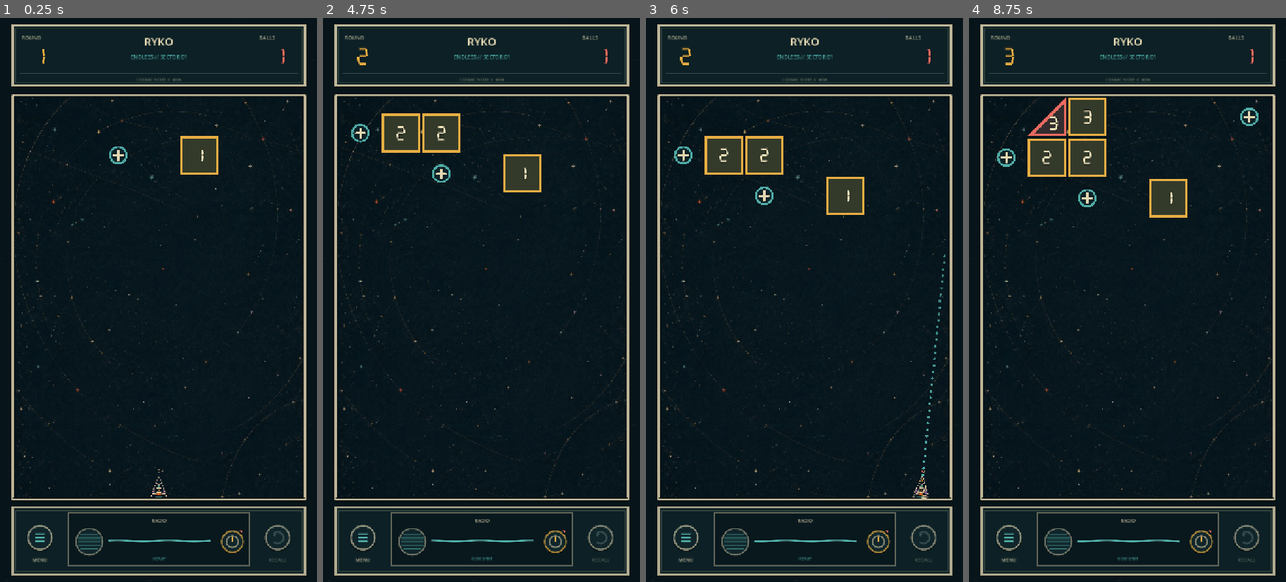
Above: before the commit, frames 1-4 (left to right).
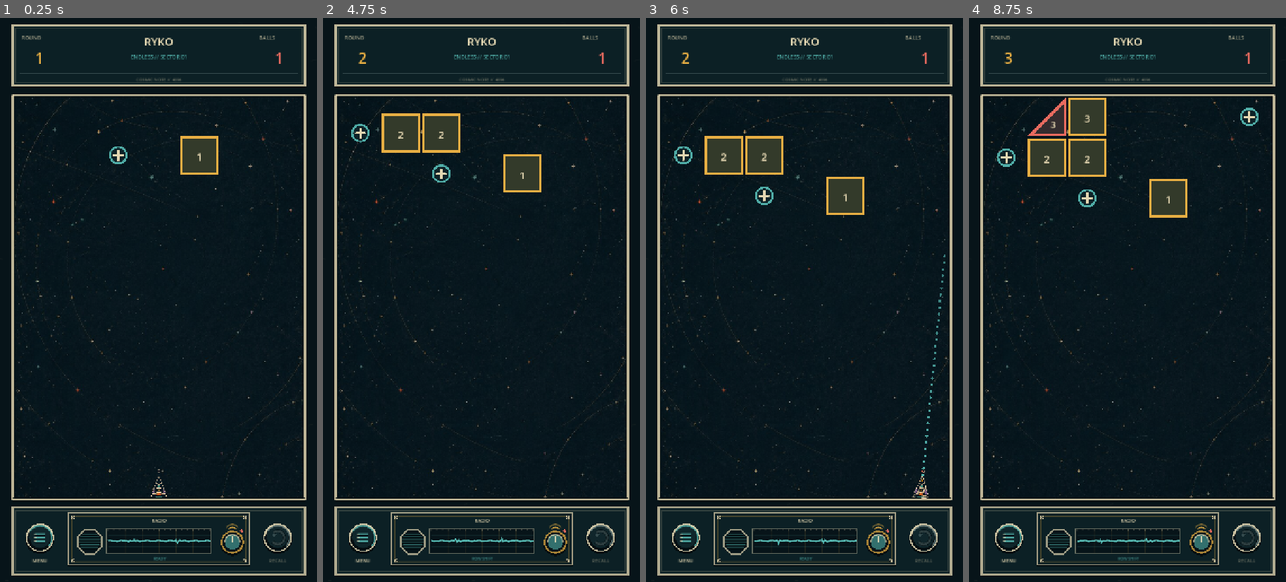
Above: after the commit, the same moments.

Repository: dfagaras/ryko-game
Game: Godot game, scene res://scenes/main.tscn
Same seed, same stepped clock (60 frames per second), same inputs: the game is played once before the commit and once after it.
Inputs (mouse positions are in pixels of both pictures, inside the frame that each line leads up to):
- Up to frame 1 (0.25 s): no input
- Up to frame 2 (4.75 s): tap Enter at 0.5, 4.25 s; move the mouse to (551, 271) at 0.52 s; click (551, 271) at 0.67 s; tap Space at 1.25 s; drag from (418, 328) to (465, 412) at 1.27 s; move the mouse to (513, 175) at 2.02 s; click (513, 175) at 2.17 s; drag from (465, 412) to (386, 215) at 2.77 s; move the mouse to (576, 384) at 3.52 s; click (576, 384) at 3.67 s; drag from (386, 215) to (433, 159) at 4.27 s
- Up to frame 3 (6 s): move the mouse to (820, 300) at 5.02 s; click (820, 300) at 5.17 s; tap Space at 5.75 s; drag from (756, 159) to (741, 328) at 5.77 s
- Up to frame 4 (8.75 s): move the mouse to (1197, 271) at 6.52 s; click (1197, 271) at 6.67 s; drag from (1064, 328) to (1111, 412) at 7.27 s; tap Enter at 8 s; move the mouse to (1159, 175) at 8.02 s; click (1159, 175) at 8.17 s

The runs differ from the first frame. In frame 1, 2.0% of the frame differs, in the area x 8-92%, y 5-98%; in frame 2, 2.1%; in frame 3, 2.1%; in frame 4, 2.2%.

Commit message:
fix: polish radio controls and gameplay numbers

Diff:
--- a/scripts/main.gd
+++ b/scripts/main.gd
@@ -1733,11 +1733,11 @@
 	_draw_panel_frame(rect, Color(PANEL, 0.985), Color(CREAM, 0.78), 3.0)
 	draw_line(Vector2(rect.position.x + 16.0, 126.0), Vector2(rect.end.x - 16.0, 126.0), Color(MUTED, 0.52), 1.0, true)
 	draw_string(fallback_font, Vector2(48.0, 50.0), "ROUND", HORIZONTAL_ALIGNMENT_LEFT, -1, 12, Color(CREAM, 0.62))
-	_draw_alien_number(str(turn), Vector2(89.0, 88.0), 38.0, AMBER, 3.4)
+	_draw_centered_label(str(turn), Vector2(89.0, 88.0), 34, AMBER)
 	_draw_centered_label("RYKO", Vector2(W * 0.5, 51.0), 25, CREAM)
 	_draw_centered_label("ENDLESS // SECTOR %02d" % maxi(1, int(ceil(float(turn) / 10.0))), Vector2(W * 0.5, 87.0), 12, Color(AQUA, 0.88))
 	draw_string(fallback_font, Vector2(W - 132.0, 50.0), "BALLS", HORIZONTAL_ALIGNMENT_LEFT, -1, 12, Color(CREAM, 0.62))
-	_draw_alien_number(str(ball_count), Vector2(W - 86.0, 88.0), 38.0, CORAL, 3.4)
+	_draw_centered_label(str(ball_count), Vector2(W - 86.0, 88.0), 34, CORAL)
 	_draw_centered_label("COSMIC NOTE // %04d" % (run_seed % 10000), Vector2(W * 0.5, 139.0), 10, Color(CREAM, 0.42))
 
 
@@ -1843,7 +1843,9 @@
 				inner_points,
 				triangle_fill.lerp(CREAM, hit_flash_ratio * 0.32)
 			)
-		_draw_alien_number(hp, label_center, 30.0, label_color, 3.0)
+		# HP must remain calm and readable over every shape. Triangles use a
+		# slightly smaller size because their visual centre has less horizontal room.
+		_draw_centered_label(hp, label_center, 21 if item["shape"] == "triangle" else 24, label_color)
 
 
 func _draw_cell_texture(texture: Texture2D, rect: Rect2, alpha: float = 1.0) -> void:
@@ -1898,12 +1900,12 @@
 func _draw_footer_menu_control() -> void:
 	var rect := _menu_button_rect()
 	var center := Vector2(rect.get_center().x, 1179.0)
-	draw_circle(center + Vector2(0.0, 3.0), 29.0, Color(PAPER_SHADOW, 0.72))
-	draw_circle(center, 27.0, Color(PLAYFIELD_BG, 0.98))
-	draw_arc(center, 27.0, 0.0, TAU, 36, Color(CREAM, 0.55), 2.4, true)
+	_draw_console_button_base(center, true, true)
 	for offset in [-8.0, 0.0, 8.0]:
-		draw_line(center + Vector2(-10.0, offset), center + Vector2(10.0, offset), AQUA, 2.8, true)
-	_draw_centered_label("MENU", Vector2(center.x, 1227.0), 11, Color(CREAM, 0.76))
+		draw_line(center + Vector2(-11.0, offset + 1.5), center + Vector2(11.0, offset + 1.5), Color(PAPER_SHADOW, 0.70), 5.0, true)
+		draw_line(center + Vector2(-11.0, offset), center + Vector2(11.0, offset), Color(AQUA, 0.92), 3.0, true)
+		draw_circle(center + Vector2(-11.0, offset), 1.6, Color(CREAM, 0.52))
+	_draw_centered_label("MENU", Vector2(center.x, 1229.0), 11, Color(CREAM, 0.86))
 
 
 func _draw_footer_recall_control() -> void:
@@ -1911,27 +1913,52 @@
 	var center := Vector2(rect.get_center().x, 1179.0)
 	var enabled := state == TurnState.FIRING
 	var accent := AQUA if enabled else Color(MUTED, 0.38)
-	draw_circle(center + Vector2(0.0, 3.0), 29.0, Color(PAPER_SHADOW, 0.72))
-	draw_circle(center, 27.0, Color(PLAYFIELD_BG, 0.98))
-	draw_arc(center, 27.0, 0.0, TAU, 36, Color(CREAM, 0.48), 2.4, true)
-	draw_arc(center, 13.0, -PI * 0.72, PI * 0.72, 24, accent, 3.0, true)
-	var tip := center + Vector2(-11.0, -9.0)
-	draw_colored_polygon(PackedVector2Array([tip, tip + Vector2(10.0, 0.0), tip + Vector2(4.0, 9.0)]), accent)
-	_draw_centered_label("RECALL", Vector2(center.x, 1227.0), 11, Color(CREAM, 0.76 if enabled else 0.34))
+	_draw_console_button_base(center, enabled, false)
+	draw_arc(center, 15.0, -PI * 0.70, PI * 0.78, 28, Color(PAPER_SHADOW, 0.72), 6.0, true)
+	draw_arc(center, 15.0, -PI * 0.70, PI * 0.78, 28, accent, 3.6, true)
+	var tip := center + Vector2(-13.0, -10.0)
+	draw_colored_polygon(PackedVector2Array([tip, tip + Vector2(11.0, 1.0), tip + Vector2(4.0, 10.0)]), accent)
+	_draw_centered_label("RECALL", Vector2(center.x, 1229.0), 11, Color(CREAM, 0.86 if enabled else 0.38))
+
+
+func _draw_console_button_base(center: Vector2, enabled: bool, aqua_ring: bool) -> void:
+	var ring := AQUA if aqua_ring else AMBER
+	if not enabled:
+		ring = Color(MUTED, 0.42)
+	draw_circle(center + Vector2(0.0, 4.0), 33.0, Color(PAPER_SHADOW, 0.86))
+	draw_circle(center, 32.0, Color(CREAM, 0.78))
+	draw_circle(center, 29.0, Color(BG, 1.0))
+	draw_circle(center, 25.0, Color(PLAYFIELD_BG, 1.0))
+	draw_arc(center, 29.0, PI * 1.06, PI * 1.94, 24, Color(CREAM, 0.72), 2.0, true)
+	draw_arc(center, 25.0, -PI * 0.05, PI * 0.95, 24, Color(PAPER_SHADOW, 0.88), 2.5, true)
+	draw_arc(center, 27.0, -PI * 0.82, PI * 0.25, 20, Color(ring, 0.76), 2.0, true)
 
 
 func _draw_radio_console(rect: Rect2) -> void:
-	draw_rect(rect, Color(BG, 0.64), true)
-	draw_rect(rect, Color(CREAM, 0.38), false, 1.5, true)
-	_draw_centered_label("RADIO", Vector2(rect.get_center().x, rect.position.y + 16.0), 11, Color(CREAM, 0.74))
-	# Speaker grille, kept visually weighted to the left as in the approved board.
-	var speaker_center := Vector2(rect.position.x + 48.0, rect.position.y + 66.0)
-	draw_circle(speaker_center, 30.0, Color(PLAYFIELD_BG, 0.96))
-	draw_arc(speaker_center, 30.0, 0.0, TAU, 36, Color(CREAM, 0.42), 2.0, true)
-	for y_offset in [-16.0, -8.0, 0.0, 8.0, 16.0]:
-		var half_width := sqrt(maxf(0.0, 25.0 * 25.0 - y_offset * y_offset))
-		draw_line(speaker_center + Vector2(-half_width, y_offset), speaker_center + Vector2(half_width, y_offset), Color(AQUA, 0.48), 1.5, true)
-	var wave_rect := Rect2(rect.position + Vector2(91.0, 40.0), Vector2(231.0, 48.0))
+	# Recessed metal faceplate with a second inner lip and four fasteners.
+	draw_rect(Rect2(rect.position + Vector2(0.0, 3.0), rect.size), Color(PAPER_SHADOW, 0.90), true)
+	draw_rect(rect, Color(CREAM, 0.66), true)
+	draw_rect(rect.grow(-3.0), Color(PANEL, 1.0), true)
+	draw_rect(rect.grow(-8.0), Color(AMBER, 0.25), false, 1.3, true)
+	for screw in [rect.position + Vector2(11, 11), Vector2(rect.end.x - 11, rect.position.y + 11), Vector2(rect.position.x + 11, rect.end.y - 11), rect.end - Vector2(11, 11)]:
+		draw_circle(screw, 4.2, Color(CREAM, 0.72))
+		draw_circle(screw, 2.8, Color(PAPER_SHADOW, 0.90))
+		draw_line(screw - Vector2(2, 2), screw + Vector2(2, 2), Color(CREAM, 0.56), 1.0, true)
+	_draw_centered_label("RADIO", Vector2(rect.get_center().x, rect.position.y + 16.0), 11, Color(CREAM, 0.88))
+	# Octagonal speaker housing, matching the industrial radio reference.
+	var speaker_center := Vector2(rect.position.x + 49.0, rect.position.y + 66.0)
+	var speaker_outer := _regular_polygon(speaker_center, 32.0, 8, PI / 8.0)
+	var speaker_inner := _regular_polygon(speaker_center, 27.0, 8, PI / 8.0)
+	draw_colored_polygon(speaker_outer, Color(CREAM, 0.62))
+	draw_colored_polygon(speaker_inner, Color(BG, 1.0))
+	for y_offset in [-17.0, -11.0, -5.0, 1.0, 7.0, 13.0]:
+		var half_width := sqrt(maxf(0.0, 23.0 * 23.0 - y_offset * y_offset))
+		draw_line(speaker_center + Vector2(-half_width, y_offset + 1.5), speaker_center + Vector2(half_width, y_offset + 1.5), Color(PAPER_SHADOW, 0.92), 3.8, true)
+		draw_line(speaker_center + Vector2(-half_width, y_offset), speaker_center + Vector2(half_width, y_offset), Color(AQUA, 0.42), 1.5, true)
+	var wave_rect := Rect2(rect.position + Vector2(91.0, 38.0), Vector2(232.0, 52.0))
+	draw_rect(wave_rect.grow(4.0), Color(CREAM, 0.38), true)
+	draw_rect(wave_rect.grow(1.5), Color(BG, 1.0), true)
+	_draw_radio_scope_grid(wave_rect)
 	_draw_radio_waveform(wave_rect)
 	var status := "READY"
 	if radio_clear_elapsed < RADIO_CLEAR_DURATION:
@@ -1942,25 +1969,58 @@
 		status = "ROW SHIFT"
 	_draw_centered_label(status, Vector2(wave_rect.get_center().x, rect.position.y + 103.0), 9, Color(AQUA, 0.72))
 	# Reserved physical control: visible and tactile, intentionally non-functional.
-	var knob_center := Vector2(rect.end.x - 39.0, rect.position.y + 66.0)
-	draw_circle(knob_center + Vector2(0.0, 3.0), 25.0, Color(PAPER_SHADOW, 0.72))
-	draw_circle(knob_center, 24.0, Color(PLAYFIELD_BG, 1.0))
-	draw_arc(knob_center, 24.0, 0.0, TAU, 32, Color(AMBER, 0.68), 2.4, true)
-	draw_arc(knob_center, 13.0, 0.0, TAU, 28, Color(CREAM, 0.52), 2.0, true)
-	draw_line(knob_center, knob_center + Vector2(0.0, -11.0), AMBER, 2.5, true)
-	draw_circle(knob_center + Vector2(20.0, -24.0), 2.8, Color(CORAL, 0.88))
+	var knob_center := Vector2(rect.end.x - 39.0, rect.position.y + 67.0)
+	draw_circle(knob_center + Vector2(0.0, 4.0), 27.0, Color(PAPER_SHADOW, 0.90))
+	draw_circle(knob_center, 26.0, Color(AMBER, 0.72))
+	draw_circle(knob_center, 22.0, Color(BG, 1.0))
+	draw_circle(knob_center, 17.0, Color(AQUA, 0.56))
+	draw_arc(knob_center, 17.0, PI, TAU, 24, Color(CREAM, 0.62), 2.0, true)
+	draw_line(knob_center, knob_center + Vector2(0.0, -14.0), Color(CREAM, 0.82), 2.4, true)
+	# Radio-wave marks make this read as a receiver control, not a generic circle.
+	draw_arc(knob_center + Vector2(0.0, -25.0), 9.0, PI * 1.17, PI * 1.83, 12, Color(AMBER, 0.76), 1.8, true)
+	draw_arc(knob_center + Vector2(0.0, -25.0), 15.0, PI * 1.20, PI * 1.80, 14, Color(AMBER, 0.54), 1.6, true)
+	draw_circle(knob_center + Vector2(21.0, -25.0), 3.2, Color(CORAL, 0.92))
+
+
+func _regular_polygon(center: Vector2, radius: float, sides: int, rotation: float = 0.0) -> PackedVector2Array:
+	var points := PackedVector2Array()
+	for index in range(sides):
+		var angle := rotation + TAU * float(index) / float(sides)
+		points.append(center + Vector2(cos(angle), sin(angle)) * radius)
+	return points
+
+
+func _draw_radio_scope_grid(rect: Rect2) -> void:
+	for index in range(1, 6):
+		var x := lerpf(rect.position.x, rect.end.x, float(index) / 6.0)
+		draw_line(Vector2(x, rect.position.y), Vector2(x, rect.end.y), Color(AMBER, 0.10), 1.0, true)
+	for index in range(1, 4):
+		var y := lerpf(rect.position.y, rect.end.y, float(index) / 4.0)
+		draw_line(Vector2(rect.position.x, y), Vector2(rect.end.x, y), Color(AQUA, 0.10), 1.0, true)
+	for index in range(19):
+		var x := lerpf(rect.position.x, rect.end.x, float(index) / 18.0)
+		draw_line(Vector2(x, rect.position.y), Vector2(x, rect.position.y + (4.0 if index % 3 == 0 else 2.0)), Color(CREAM, 0.22), 1.0, true)
 
 
 func _draw_radio_waveform(rect: Rect2) -> void:
 	draw_line(Vector2(rect.position.x, rect.get_center().y), Vector2(rect.end.x, rect.get_center().y), Color(CREAM, 0.12), 1.0, true)
 	var points := PackedVector2Array()
-	var point_count := 58
+	var point_count := 72
 	var clear_active := radio_clear_elapsed < RADIO_CLEAR_DURATION
 	for index in range(point_count):
 		var ratio := float(index) / float(point_count - 1)
 		var history := (1.0 - ratio) * 0.20
-		var idle := sin(radio_phase * 1.7 + ratio * TAU * 2.0) * 1.6
-		var hit := sin(radio_phase * 5.2 + ratio * TAU * 7.0) * radio_hit_energy * 8.5
+		# Multi-frequency interference plus narrow pulses reads as a weak radio
+		# transmission. It intentionally avoids the old smooth sine-line look.
+		var static_signal := (
+			sin(ratio * 53.0 + radio_phase * 1.8) * 1.15
+			+ sin(ratio * 119.0 - radio_phase * 0.9) * 0.72
+			+ sin(ratio * 211.0 + 0.7) * 0.36
+		)
+		var pulse_a := exp(-pow((ratio - 0.24) / 0.035, 2.0)) * sin(ratio * 180.0 + radio_phase * 2.0) * 4.2
+		var pulse_b := exp(-pow((ratio - 0.68) / 0.045, 2.0)) * sin(ratio * 155.0 - radio_phase) * 3.4
+		var idle := static_signal + pulse_a + pulse_b
+		var hit := sin(radio_phase * 6.0 + ratio * TAU * 9.0) * radio_hit_energy * 8.0
 		var clear_signal := 0.0
 		if clear_active:
 			clear_signal = _happy_radio_sample(radio_clear_elapsed - history) * 17.0
